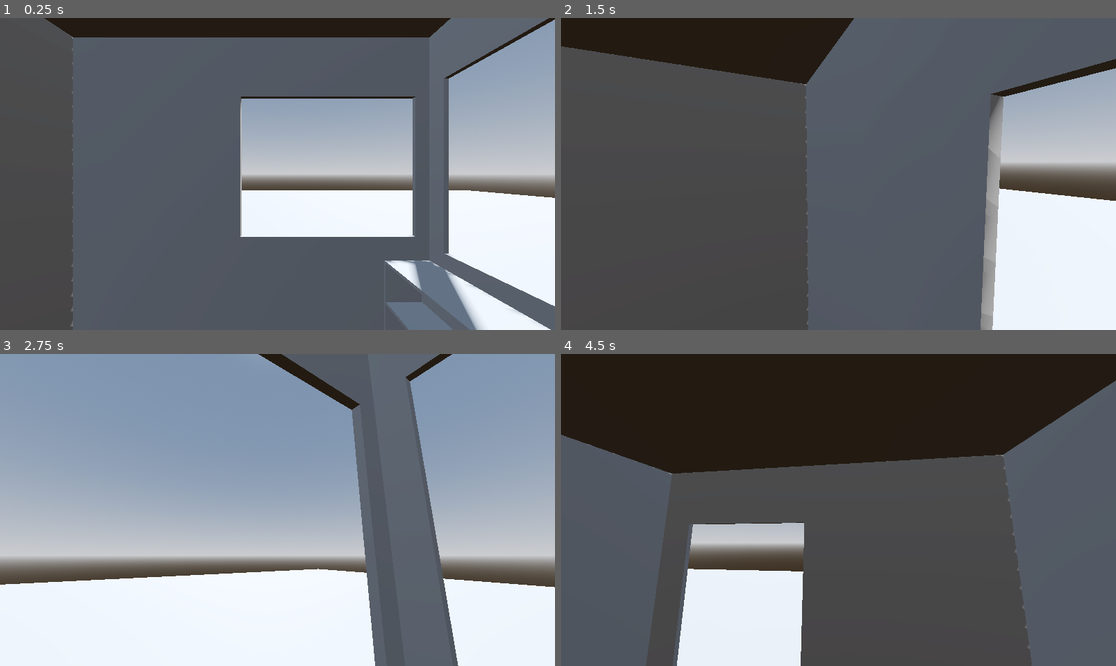
Above: before the commit, frames 1-4 (two rows, left to right).
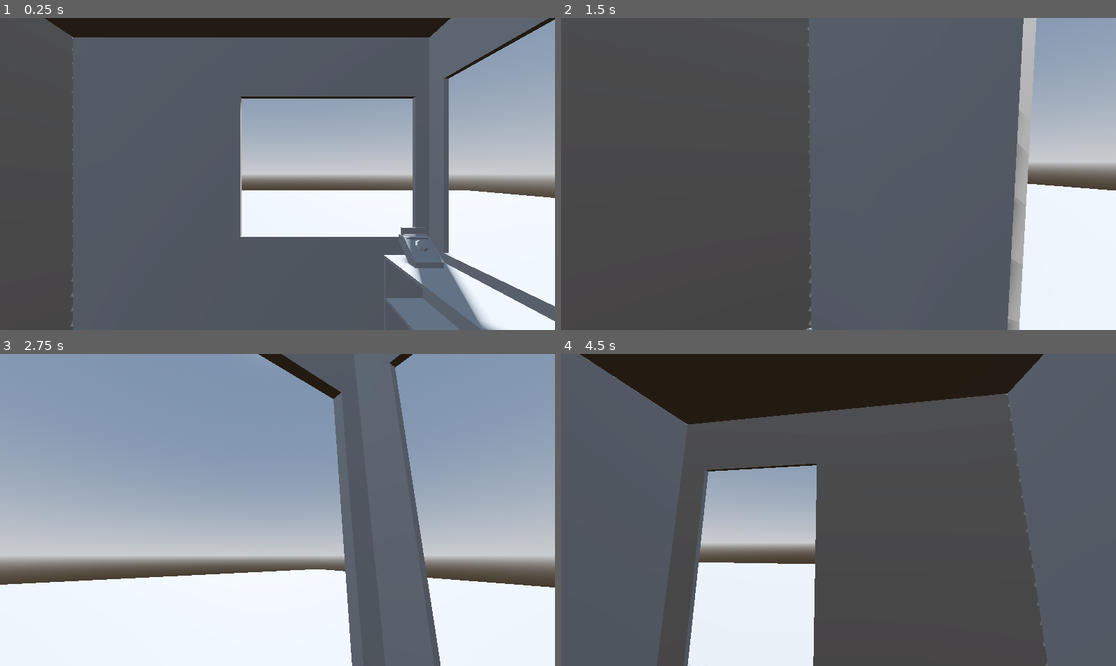
Above: after the commit, the same moments.

Repository: nidofir/ThePerfectPump
Game: Godot game, scene res://Scenes/Test3D.tscn
Two runs of this game, one before a commit and one after it. Both use one fixed random seed, a clock stepped at 60 frames per second and the inputs below. This scene is started directly instead of the project's main scene.
Inputs (mouse positions are in pixels of both pictures, inside the frame that each line leads up to):
- Up to frame 1 (0.25 s): no input
- Up to frame 2 (1.5 s): tap Enter (ui_accept) at 0.5, 0.77 s; move the mouse to (866, 174) at 0.52 s; hold W (forward) from 0.53 s (still down); move the mouse to (810, 174) at 1.27 s
- Up to frame 3 (2.75 s): keep holding W (forward); tap Enter (ui_accept) at 1.52 s; move the mouse to (288, 503) at 2.02 s
- Up to frame 4 (4.5 s): keep holding W (forward); move the mouse to (832, 516) at 2.77 s; tap Enter (ui_accept) at 3.02, 3.77 s; move the mouse to (877, 513) at 3.52 s; move the mouse to (794, 506) at 4.27 s

The runs differ from the first frame. In frame 1, 2.2% of the frame differs, in the area x 12-100%, y 0-100%; in frame 2, 17%; in frame 3, 6.2%; in frame 4, 26%, in the area x 0-100%, y 0-100%.

Commit message:
Update Test3D.tscn

Diff:
--- a/the-perfect-pump/Scenes/Test3D.tscn
+++ b/the-perfect-pump/Scenes/Test3D.tscn
@@ -3,6 +3,11 @@
 [ext_resource type="PackedScene" uid="uid://xkvxxgmesdxy" path="res://Scenes/player.tscn" id="1_cvbyu"]
 [ext_resource type="ArrayMesh" uid="uid://bqx4s25f3cao4" path="res://Assets/3Dassets/kiosk.obj" id="2_we11c"]
 [ext_resource type="ArrayMesh" uid="uid://dxfyurp4l04ss" path="res://Assets/3Dassets/bench.obj" id="3_urjuk"]
+[ext_resource type="ArrayMesh" uid="uid://b4kwi7d0ohyu2" path="res://Assets/3Dassets/Register.obj" id="4_7ckxp"]
+[ext_resource type="ArrayMesh" uid="uid://yqcvfc5far8y" path="res://Assets/3Dassets/fuelTank.obj" id="5_uokf8"]
+[ext_resource type="ArrayMesh" uid="uid://chx5bq0g5sow6" path="res://Assets/3Dassets/lever.obj" id="6_lmkc4"]
+[ext_resource type="ArrayMesh" uid="uid://drcicwdgipd6u" path="res://Assets/3Dassets/buttonPanel.obj" id="7_jtqq5"]
+[ext_resource type="ArrayMesh" uid="uid://d3d3re6h33owu" path="res://Assets/3Dassets/button.obj" id="8_te1fr"]
 
 [sub_resource type="ProceduralSkyMaterial" id="ProceduralSkyMaterial_e377s"]
 sky_horizon_color = Color(0.66224277, 0.6717428, 0.6867428, 1)
@@ -36,7 +41,7 @@
 transform = Transform3D(1, 0, 0, 0, 1, 0, 0, 0, 1, -1.3885177, 0.43195593, 2.800964)
 
 [node name="CSGBox3D" type="CSGBox3D" parent="." unique_id=1985864553]
-transform = Transform3D(32.850574, 0, 0, 0, 1, 0, 0, 0, 32.850574, 0, 0, 0)
+transform = Transform3D(32.752884, 0, 0, 0, 0.9970262, 0, 0, 0, 32.752884, 0, 0, 0)
 use_collision = true
 
 [node name="Kiosk" type="MeshInstance3D" parent="." unique_id=319590349]
@@ -49,7 +54,7 @@
 shape = SubResource("ConcavePolygonShape3D_urjuk")
 
 [node name="Bench" type="MeshInstance3D" parent="." unique_id=2037111132]
-transform = Transform3D(1, 0, 0, 0, 1, 0, 0, 0, 1, -0.30614182, 0.5, 2.4694517)
+transform = Transform3D(-1, 0, -8.742278e-08, 0, 1, 0, 8.742278e-08, 0, -1, 0.32937518, 0.5, 2.4694517)
 mesh = ExtResource("3_urjuk")
 
 [node name="StaticBody3D" type="StaticBody3D" parent="Bench" unique_id=1707547508]
@@ -57,3 +62,31 @@
 
 [node name="CollisionShape3D" type="CollisionShape3D" parent="Bench/StaticBody3D" unique_id=168517343]
 shape = SubResource("BoxShape3D_jtjqg")
+
+[node name="Bench2" type="MeshInstance3D" parent="." unique_id=155937378]
+transform = Transform3D(1, 0, 0, 0, 1, 0, 0, 0, 1, -0.33005357, 0.56236076, 2.5177445)
+mesh = ExtResource("3_urjuk")
+
+[node name="Register" type="MeshInstance3D" parent="." unique_id=2097765167]
+transform = Transform3D(1, 0, 0, 0, 1, 0, 0, 0, 1, -0.05569899, 1.25879, 3.1496174)
+mesh = ExtResource("4_7ckxp")
+
+[node name="FuelTank" type="MeshInstance3D" parent="." unique_id=1559045453]
+transform = Transform3D(1, 0, 0, 0, 1, 0, 0, 0, 1, -2.5683346, 0.5, 4.8262906)
+mesh = ExtResource("5_uokf8")
+
+[node name="FuelTank2" type="MeshInstance3D" parent="." unique_id=807472931]
+transform = Transform3D(1.1378462, 0, 0, 0, 0.5694659, 0, 0, 0, 1.1378462, -1.6277958, 0.5, 6.1210546)
+mesh = ExtResource("5_uokf8")
+
+[node name="Lever" type="MeshInstance3D" parent="." unique_id=1021665956]
+transform = Transform3D(1, 0, 0, 0, 1, 0, 0, 0, 1, -0.047777236, 1.3729643, 3.5491588)
+mesh = ExtResource("6_lmkc4")
+
+[node name="ButtonPanel" type="MeshInstance3D" parent="." unique_id=1113051659]
+transform = Transform3D(1, 0, 0, 0, 1, 0, 0, 0, 1, -0.22459307, 1.4829807, 1.0312631)
+mesh = ExtResource("7_jtqq5")
+
+[node name="Button" type="MeshInstance3D" parent="." unique_id=903884633]
+transform = Transform3D(1, 0, 0, 0, 0.70710677, -0.70710677, 0, 0.70710677, 0.70710677, -0.22203918, 1.4414635, 1.1412702)
+mesh = ExtResource("8_te1fr")
